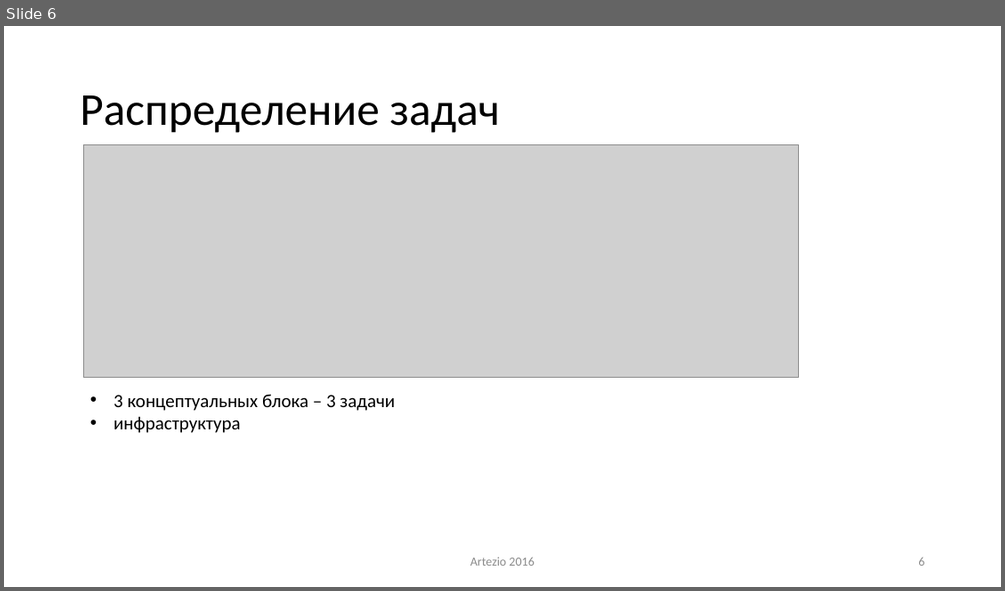
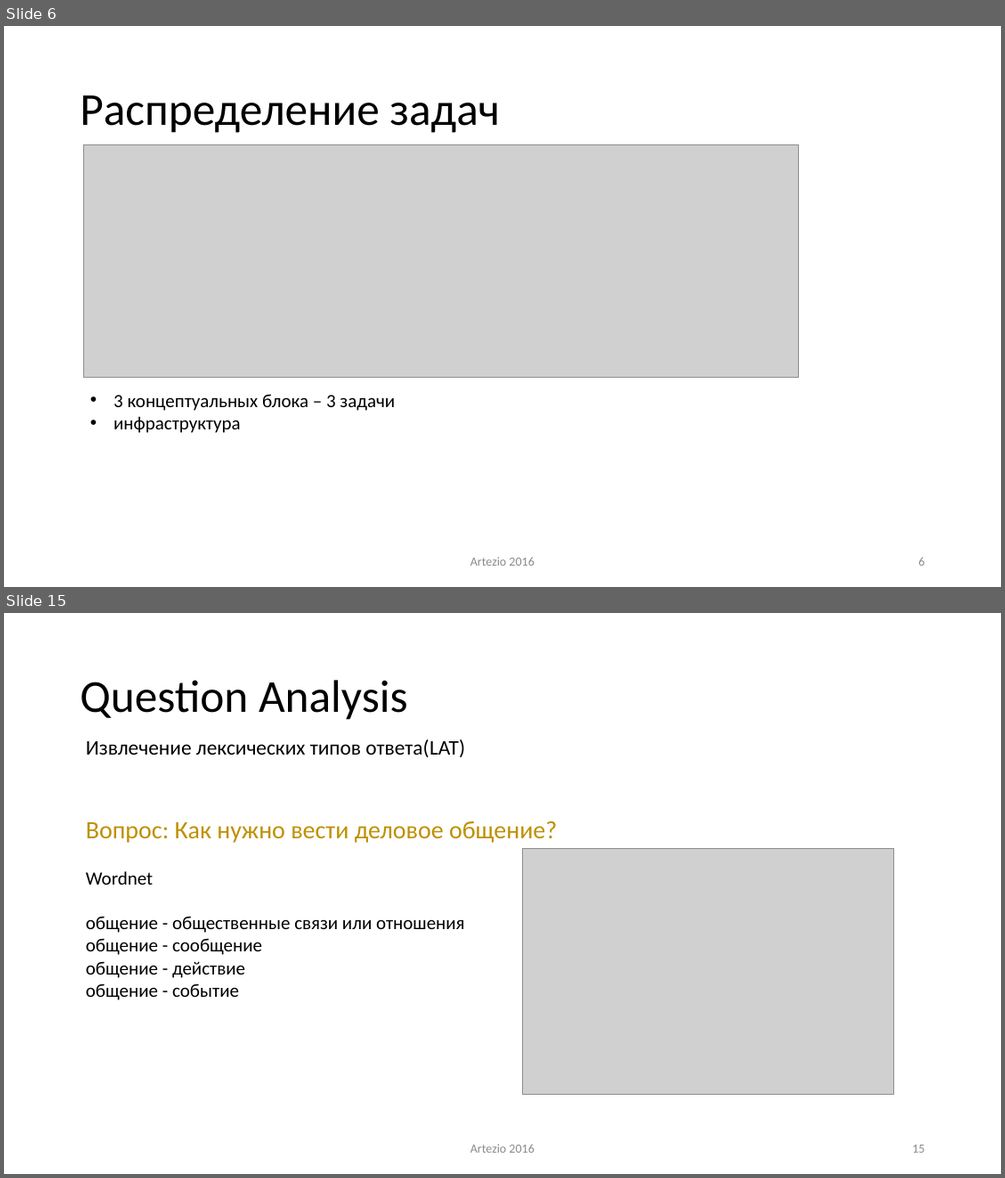
Before and after one commit to ike3/yodaqa, a slide deck: doc/Presentation.pptx. Shown one above the other, each under a label of ours: slide 6 before the commit, slides 6 and 15 after it; the slides between them are not shown. The pictures are 1005x591 and 1005x1178 pixels, drawn with LibreOffice and Linux fonts; fonts in the diff are those of the drawing; grey boxes stand for pictures. Boxes give left, top, right and bottom in pixels: in the first picture for what was removed or moved away, otherwise in the second. Text is boxed around its words. In the diff, an @@ line names an element or a change of style, - is before the commit and + after.

Commit message:
[Презентация] QuestionAnalisys часть добавлена.

```diff
--- a/doc/Presentation.pptx
+++ b/doc/Presentation.pptx
@@ slide 15 added at (4, 613, 1001, 1174), background #FFFFFF @@
@@ title added at (80, 680, 408, 720), 44 pt, text #000000 @@
+Question Analysis
@@ text added at (86, 739, 465, 757), 20 pt, text #000000 @@
+Извлечение лексических типов ответа(LAT)
@@ text added at (86, 821, 557, 1000), 18 pt, text #000000 @@
+Вопрос: Как нужно вести деловое общение?
+Wordnet
+общение - общественные связи или отношения
+общение - сообщение
+общение - действие
+общение - событие
@@ picture added at (523, 848, 894, 1094) @@
@@ text added at (470, 1143, 534, 1152), 12 pt, text #8C8C8C @@
+Artezio 2016
@@ page number added at (912, 1144, 924, 1152), 12 pt, text #8C8C8C @@
+15
```
Also in this commit, not shown: 11 other slides changed, 10 other slides added.
